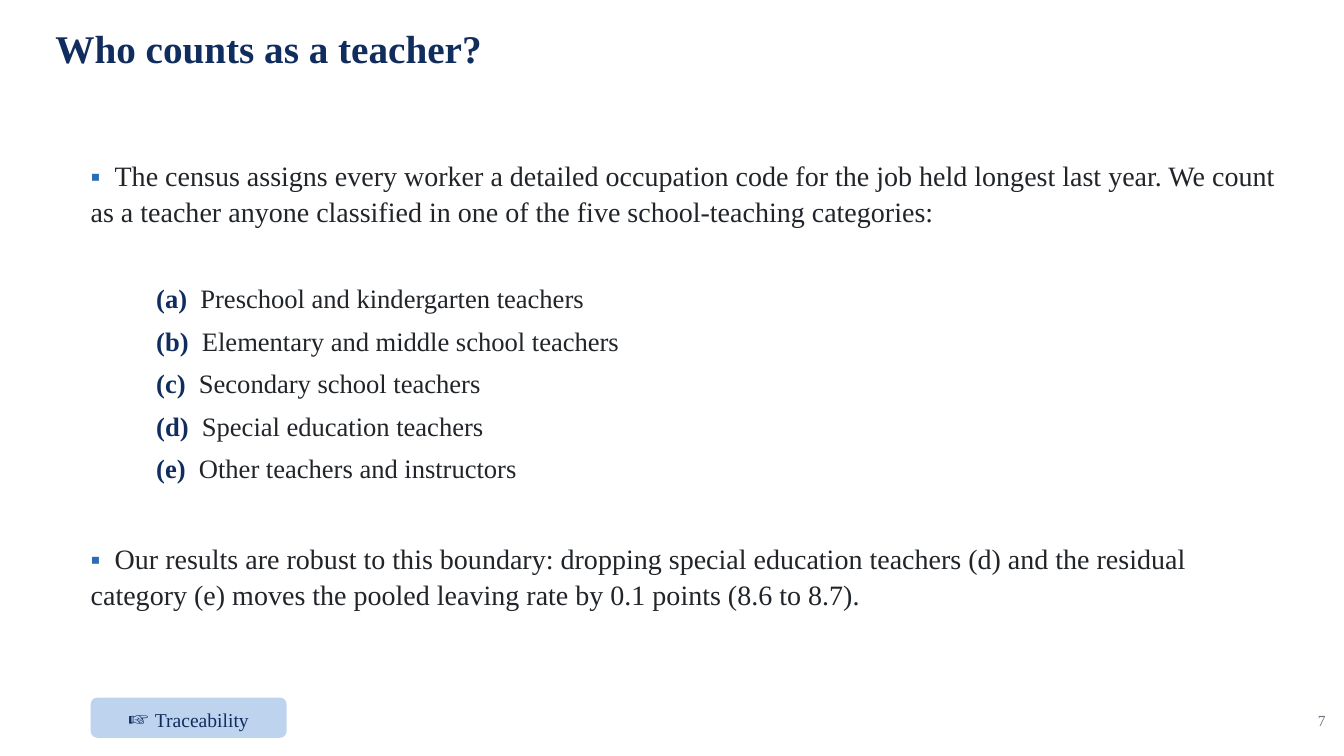
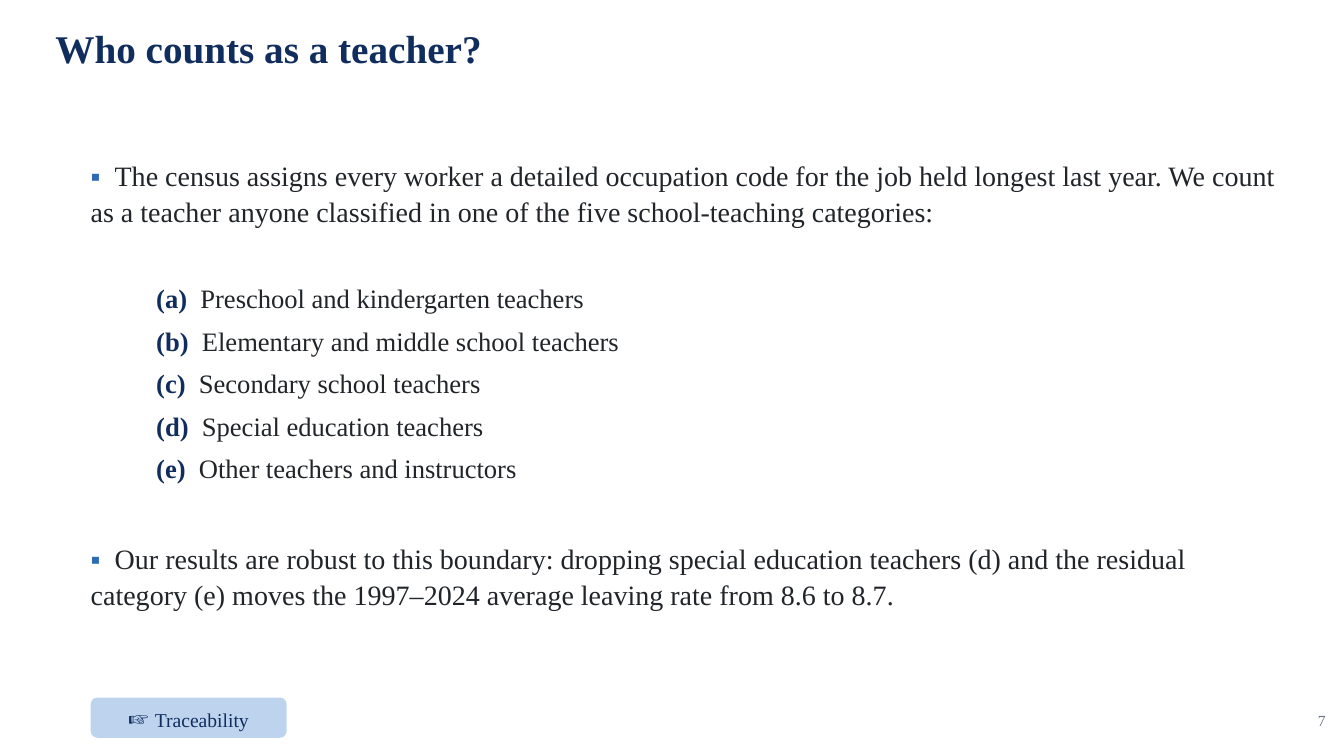
Before and after one commit to jedr1-ship-it/Alternative-Pathways----Quant, a slide deck: slide 7 of report/data_cluster/Proyect_US_cluster.pptx. Drawn at 1344x756 pixels with LibreOffice and Linux fonts; fonts in the diff are those of the drawing. Boxes give left, top, right and bottom in pixels: in the first picture for what was removed or moved away, otherwise in the second. Text is boxed around its words. In the diff, an @@ line names an element or a change of style, - is before the commit and + after.

```diff
--- a/report/data_cluster/Proyect_US_cluster.pptx
+++ b/report/data_cluster/Proyect_US_cluster.pptx
@@ text at bbox=[91, 549, 1186, 610]: text changed @@
-▪ Our results are robust to this boundary: dropping special education teachers (d) and the residual category (e) moves the pooled leaving rate by 0.1 points (8.6 to 8.7).
+▪ Our results are robust to this boundary: dropping special education teachers (d) and the residual category (e) moves the 1997–2024 average leaving rate from 8.6 to 8.7.
```
Also in this commit, not shown: 1 other slide changed, 13 other files.
